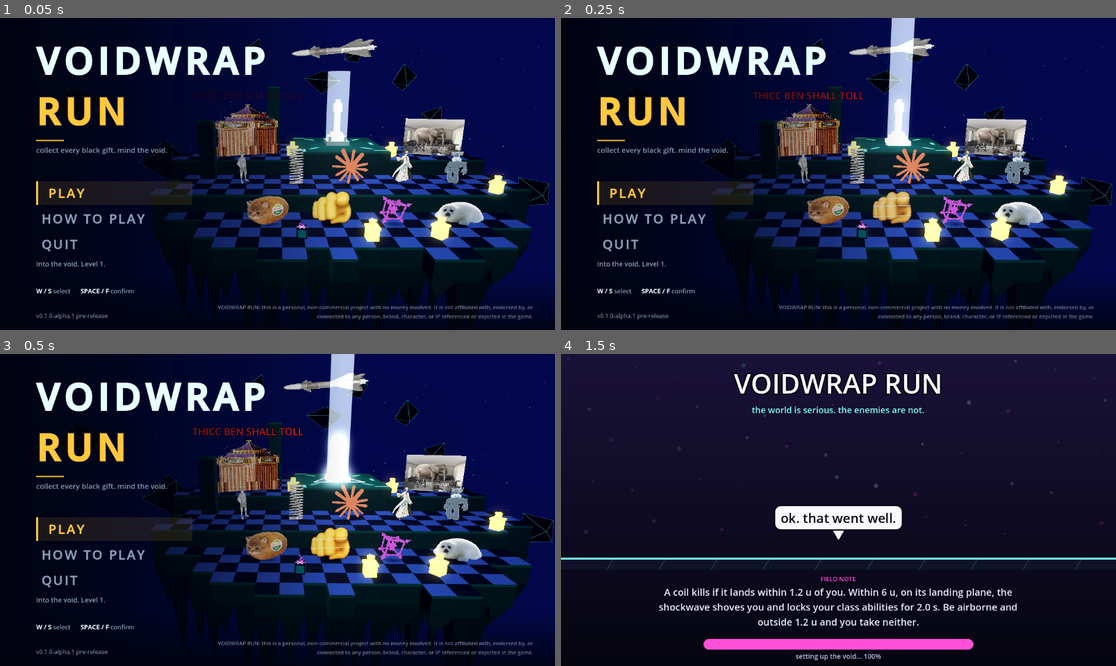
Above: before the commit, frames 1-4 (two rows, left to right).
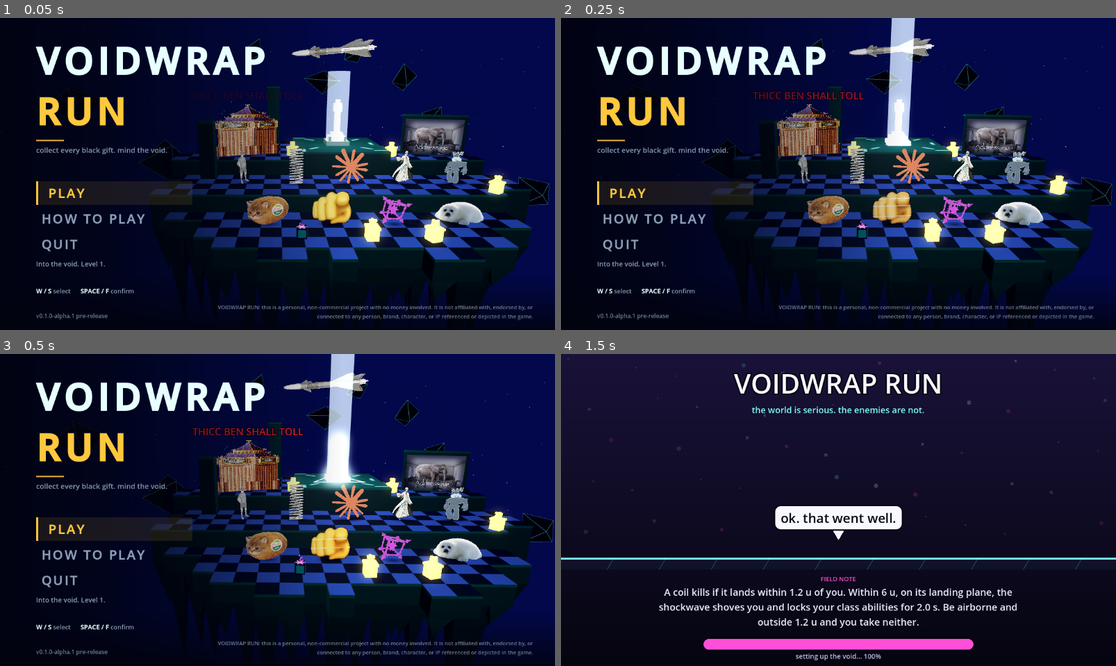
Above: after the commit, the same moments.

Repository: heylyfe/VOIDWARP-REMAKE
Game: Godot game, scene res://app/app.tscn
The game is run twice, just before and just after one commit, with the same random seed, the same clock (stepped at 60 frames per second) and the same inputs.
Inputs (mouse positions are in pixels of both pictures, inside the frame that each line leads up to):
- Up to frame 1 (0.05 s): no input
- Up to frame 2 (0.25 s): no input
- Up to frame 3 (0.5 s): no input
- Up to frame 4 (1.5 s): click "PLAY" at 0.5 s; tap Enter at 1.25 s; move the mouse to (960, 494) at 1.27 s; hold D from 1.28 s (still down); tap Shift at 1.35 s

The runs differ from the first frame. In frame 1, 1.5% of the frame differs, in the area x 72-85%, y 30-73%; in frame 2, 1.5%; in frame 3, 1.6%; in frame 4, nothing differs.

Commit message:
MENU-RECHECK: stand the photo-card sprite in a doorway; clear the seal
address me now keeps its full office photo (owner ruling). On the menu island it
read as a bright flat rectangle pasted onto the scene. menu_stage.gd detects a
photo card from pixels (pose body_rect >= 97 % opaque; the photo 1.000, densest
cut-out 0.801), grades it slightly toward the act's indigo light, and stands it
in a shaded doorway of prop_block/slab_trim with a void-coloured inner shadow.
The photo is never cropped or masked.

The new seal lies flat and wide; the front-row gold gift at (3.1, 3.0) glowed
over its face, so it moves to (2.7, 3.3).

test_menu.gd pins detection on synthetic textures, the grade, and the doorway
following the billboard's facing. D-MENU-10, D-MENU-11 (supersedes D-MENU-8);
PARKED.md #21 marked resolved.

Co-Authored-By: Claude Opus 5.5 <noreply@anthropic.com>

Diff:
--- a/game/app/menu_stage.gd
+++ b/game/app/menu_stage.gd
@@ -24,6 +24,12 @@
 # the sky instead of standing. A missing frame PNG becomes the TBD placeholder (ENEMIES.md TBD
 # FALLBACK): the scene never waits on an asset.
 #
+# Photo cards (MENU-RECHECK, D-MENU-10): an enemy whose pose frame is a full opaque rectangle (a
+# photo that keeps its own background, by owner ruling) would read as a flat bright picture
+# pasted onto the island. The menu detects it from the pixels (no id), grades it a little toward
+# the act's cool light and stands it in a doorway frame of the island's own materials, with a
+# soft inner vignette, so it reads as a lit room in the void rather than a sticker.
+#
 # No Tween, no timer node: every motion is a pure function of the stage clock advanced in
 # _process (or by advance() in tests), so it runs identically in and out of the scene tree.
 
@@ -57,6 +63,17 @@
 const SHOW_H_MIN := 1.2
 const SHOW_H_MAX := 3.4
 const FLYER_H := 1.3      # the sky enemy's body height (no canon row exists for it)
+
+## Photo cards (D-MENU-10). Opaque share of the pose frame's body_rect (alpha > 16) at or above
+## which the frame is a photo card. Measured on the shipped roster: the photo 1.000, the densest
+## cut-out 0.801 - the gap is wide on purpose, so a cut-out never gets a doorway.
+const CARD_COVERAGE_MIN := 0.97
+const CARD_GRADE := Color(0.80, 0.83, 0.95)  # about -18 % value, a little cooler: the act's indigo light
+const CARD_FRAME_W := 0.16    # doorway post / lintel thickness (u)
+const CARD_FRAME_D := 0.26    # doorway depth (u)
+const CARD_SILL_H := 0.05     # threshold strip in front of the photo's bottom edge (u)
+const CARD_VIGNETTE_A := 0.7  # void-coloured inner shadow alpha at the photo's edges
+const CARD_VIGNETTE_EDGE := 0.22  # share of the width / height the inner shadow fades over
 
 ## Terraces (D-MENU-3). Rows fill back to front; each row's slots fill centre-out.
 const ROWS: Array = [
@@ -98,7 +115,7 @@
 var camera: Camera3D
 var env_node: WorldEnvironment
 var beacon: Node3D
-var roster: Array = []          # [{id, name, height, show_h, flying, holder, sprite, caption}]
+var roster: Array = []          # [{id, name, height, show_h, flying, holder, sprite, caption, card}]
 var clock := 0.0
 
 var _sky_holder: Node3D = null
@@ -396,7 +413,7 @@
 	if gold_ps != null:
 		var gold_mat := GiftsViewScript.emission_material(GiftsViewScript.GOLD_FACTOR)
 		# in the gaps between front-row enemies, never in front of one
-		for gxz in [Vector2(0.0, 3.2), Vector2(3.1, 3.0), Vector2(7.6, -0.4),
+		for gxz in [Vector2(0.0, 3.2), Vector2(2.7, 3.3), Vector2(7.6, -0.4),
 				Vector2(3.4, -5.2), Vector2(-3.2, -5.4)]:
 			var gp := _on_tile(gxz)
 			if is_nan(gp.y):
@@ -731,11 +748,140 @@
 		if tex != null and tex.get_height() > 0:
 			w = show_h * float(tex.get_width()) / float(tex.get_height())
 		holder.add_child(_shadow_blob(clampf(w * 0.42, 0.45, 2.4)))
+	var card: Node3D = null
+	if not flying and is_photo_card(sprite):
+		sprite.modulate = CARD_GRADE
+		card = _card_frame(sprite)
+		holder.add_child(card)
 	var caption := _make_caption(e, show_h)
 	holder.add_child(caption)
 	roster.append({"id": str(e["id"]), "name": str(e["name"]), "height": float(e["height"]),
 			"show_h": show_h, "flying": flying, "holder": holder, "sprite": sprite,
-			"caption": caption, "base": pos})
+			"caption": caption, "base": pos, "card": card})
+
+
+# ---- photo cards (D-MENU-10) -------------------------------------------------------------------
+
+## The current frame's body_rect [x, y, w, h] in texture pixels ([] when none).
+static func _body_rect(sprite: Sprite3D) -> Array:
+	var a: Dictionary = sprite._current_anim()
+	if a.is_empty():
+		return []
+	var brs: Array = a["body_rect"]
+	if brs.is_empty():
+		return []
+	return brs[mini(int(sprite.frame_i), brs.size() - 1)]
+
+
+## Share of the current frame's body_rect that is opaque (alpha > 16/255), sampled every 4 px.
+## 0.0 when there is no readable texture.
+static func opaque_coverage(sprite: Sprite3D) -> float:
+	var br: Array = _body_rect(sprite)
+	if sprite.texture == null or br.size() < 4:
+		return 0.0
+	var img: Image = sprite.texture.get_image()
+	if img == null or img.is_empty():
+		return 0.0
+	if img.is_compressed():
+		img.decompress()
+	var x0: int = clampi(int(br[0]), 0, img.get_width() - 1)
+	var y0: int = clampi(int(br[1]), 0, img.get_height() - 1)
+	var x1: int = clampi(int(br[0]) + int(br[2]), x0 + 1, img.get_width())
+	var y1: int = clampi(int(br[1]) + int(br[3]), y0 + 1, img.get_height())
+	var n := 0
+	var tot := 0
+	for y in range(y0, y1, 4):
+		for x in range(x0, x1, 4):
+			tot += 1
+			if img.get_pixel(x, y).a > 16.0 / 255.0:
+				n += 1
+	return float(n) / float(maxi(tot, 1))
+
+
+static func is_photo_card(sprite: Sprite3D) -> bool:
+	return opaque_coverage(sprite) >= CARD_COVERAGE_MIN
+
+
+## The visible body as a rectangle in the holder's un-rotated plane: position.x = left edge,
+## position.y = bottom, size = width x height, all in u.
+static func card_rect(sprite: Sprite3D) -> Rect2:
+	var br: Array = _body_rect(sprite)
+	if sprite.texture == null or br.size() < 4:
+		return Rect2()
+	var k: float = sprite.scale.x * sprite.pixel_size
+	var tex_w: float = float(sprite.texture.get_width())
+	var left: float = sprite.position.x + (float(br[0]) - tex_w * 0.5 + sprite.offset.x) * k
+	return Rect2(left, body_bottom(sprite), float(br[2]) * k, float(br[3]) * k)
+
+
+## A doorway around the photo: two posts and a lintel in the pillars' prop_block with a
+## slab_trim cap, a trim threshold strip, and a void-coloured radial vignette just in front of
+## the photo. Shaded (the beacon lights it), so the flat photo sits inside a lit 3D object.
+## advance() turns it with the billboard every frame.
+func _card_frame(sprite: Sprite3D) -> Node3D:
+	var root := Node3D.new()
+	root.name = "CardFrame"
+	var r: Rect2 = card_rect(sprite)
+	if r.size.x <= 0.0 or r.size.y <= 0.0:
+		return root
+	var fw: float = CARD_FRAME_W
+	var cx: float = r.position.x + r.size.x * 0.5
+	var top: float = r.position.y + r.size.y
+	var post_h: float = r.size.y + fw
+	var block := role("prop_block")
+	var trim := role("slab_trim")
+	# [size, centre, colour]
+	var parts: Array = [
+		[Vector3(fw, post_h, CARD_FRAME_D), Vector3(r.position.x - fw * 0.5, r.position.y + post_h * 0.5, 0.0), block],
+		[Vector3(fw, post_h, CARD_FRAME_D), Vector3(r.end.x + fw * 0.5, r.position.y + post_h * 0.5, 0.0), block],
+		[Vector3(r.size.x + fw * 2.0, fw, CARD_FRAME_D), Vector3(cx, top + fw * 0.5, 0.0), block],
+		[Vector3(r.size.x + fw * 2.0 + 0.06, TRIM, CARD_FRAME_D + 0.06), Vector3(cx, top + fw + TRIM * 0.5, 0.0), trim],
+		[Vector3(r.size.x + fw * 2.0, CARD_SILL_H, CARD_FRAME_D * 0.5), Vector3(cx, r.position.y + CARD_SILL_H * 0.5, CARD_FRAME_D * 0.25), trim],
+	]
+	for part in parts:
+		var pa: Array = part
+		var box := BoxMesh.new()
+		box.size = pa[0]
+		var mi := MeshInstance3D.new()
+		mi.mesh = box
+		var m := StandardMaterial3D.new()
+		m.albedo_color = pa[2]
+		m.roughness = 0.9
+		mi.material_override = m
+		mi.position = pa[1]
+		mi.cast_shadow = GeometryInstance3D.SHADOW_CASTING_SETTING_OFF
+		root.add_child(mi)
+	var q := QuadMesh.new()
+	q.size = r.size
+	var vm := StandardMaterial3D.new()
+	vm.shading_mode = BaseMaterial3D.SHADING_MODE_UNSHADED
+	vm.transparency = BaseMaterial3D.TRANSPARENCY_ALPHA
+	vm.albedo_texture = ImageTexture.create_from_image(vignette_image(64))
+	var vi := MeshInstance3D.new()
+	vi.name = "Vignette"
+	vi.mesh = q
+	vi.material_override = vm
+	vi.position = Vector3(cx, r.position.y + r.size.y * 0.5, 0.02)
+	vi.cast_shadow = GeometryInstance3D.SHADOW_CASTING_SETTING_OFF
+	root.add_child(vi)
+	return root
+
+
+## The doorway's inner shadow: void colour, alpha CARD_VIGNETTE_A at the edges falling to 0 over
+## CARD_VIGNETTE_EDGE of the width / height (smoothstep), darkest in the corners, clear in the
+## middle. Built pixel by pixel (no GradientTexture2D: its deferred update leaves it empty when
+## nothing has drawn a frame yet).
+static func vignette_image(size: int) -> Image:
+	var img := Image.create(size, size, false, Image.FORMAT_RGBA8)
+	var void_c := Color(VOID_HEX)
+	for y in size:
+		for x in size:
+			var u: float = (float(x) + 0.5) / float(size)
+			var v: float = (float(y) + 0.5) / float(size)
+			var sx: float = smoothstep(0.0, CARD_VIGNETTE_EDGE, minf(u, 1.0 - u))
+			var sy: float = smoothstep(0.0, CARD_VIGNETTE_EDGE, minf(v, 1.0 - v))
+			img.set_pixel(x, y, Color(void_c.r, void_c.g, void_c.b, CARD_VIGNETTE_A * (1.0 - sx * sy)))
+	return img
 
 
 # ---- floating shards + void motes --------------------------------------------------------------
@@ -896,6 +1042,9 @@
 			sprite.face_camera(cam_pos)
 		else:
 			sprite.face_camera(cam_pos - holder.position)
+		var card: Variant = r.get("card", null)
+		if card is Node3D:
+			(card as Node3D).rotation.y = sprite.rotation.y
 	for s in _shards:
 		var node: Node3D = s[0]
 		var spin: Vector3 = s[1]
--- a/game/tests/test_menu.gd
+++ b/game/tests/test_menu.gd
@@ -9,6 +9,7 @@
 const StageScript := preload("res://app/menu_stage.gd")
 const HowToScript := preload("res://app/menu_howto.gd")
 const InputCaptureScript := preload("res://app/input_capture.gd")
+const BillboardScript := preload("res://view/billboard.gd")
 
 const MAIN_SCENE := "res://app/main.tscn"
 
@@ -302,6 +303,60 @@
 		var bb2: float = StageScript.body_bottom(sprites[i])
 		if absf(bb2) > 0.03:
 			f.append("roster: %s drifts %.3f u off its platform once animating" % [str(ids[i]), bb2])
+	_test_photo_cards(f, stage)
+
+
+## D-MENU-10: a pose frame that is a full opaque rectangle (a photo keeping its background) stands
+## in a doorway, graded; a cut-out never does. Detection is from pixels, so it is checked on
+## synthetic textures first, then for consistency over the real roster.
+func _test_photo_cards(f: Array[String], stage) -> void:
+	var solid := Image.create(64, 64, false, Image.FORMAT_RGBA8)
+	solid.fill(Color(0.8, 0.8, 0.8, 1.0))
+	var cut := Image.create(64, 64, false, Image.FORMAT_RGBA8)
+	cut.fill(Color(0, 0, 0, 0))
+	cut.fill_rect(Rect2i(16, 8, 32, 48), Color(1, 1, 1, 1))
+	for tc in [[solid, true, "a fully opaque frame"], [cut, false, "a cut-out frame"]]:
+		var s: Sprite3D = BillboardScript.new()
+		s.texture = ImageTexture.create_from_image(tc[0])
+		s.anims["t"] = {"frames": [s.texture], "fps": 1.0, "loop": true, "body_rect": [[0, 0, 64, 64]]}
+		s.anim_name = "t"
+		if StageScript.is_photo_card(s) != bool(tc[1]):
+			f.append("cards: %s detected as photo card = %s, want %s (coverage %.3f)" % [tc[2],
+					str(StageScript.is_photo_card(s)), str(tc[1]), StageScript.opaque_coverage(s)])
+		s.free()
+	var cards := 0
+	for r in stage.roster:
+		var s: Sprite3D = r["sprite"]
+		var id := str(r["id"])
+		var card: Variant = r.get("card", null)
+		var want: bool = (not bool(r["flying"])) and StageScript.is_photo_card(s)
+		if want != (card is Node3D):
+			f.append("cards: %s photo card %s but doorway %s" % [id, str(want), str(card is Node3D)])
+			continue
+		if not want:
+			if s.modulate != Color(1, 1, 1, 1):
+				f.append("cards: cut-out %s is graded (%s); only photo cards are" % [id, str(s.modulate)])
+			continue
+		cards += 1
+		if s.modulate != StageScript.CARD_GRADE:
+			f.append("cards: photo card %s is not graded" % id)
+		var rect: Rect2 = StageScript.card_rect(s)
+		if rect.size.x <= 0.0 or absf(rect.position.y) > 0.03:
+			f.append("cards: photo card %s rect %s does not stand on its platform" % [id, str(rect)])
+		if absf(wrapf((card as Node3D).rotation.y - s.rotation.y, -PI, PI)) > 1e-4:
+			f.append("cards: %s doorway faces %.4f, its photo %.4f" % [id, (card as Node3D).rotation.y, s.rotation.y])
+		var vig: Node = (card as Node3D).get_node_or_null("Vignette")
+		if vig == null:
+			f.append("cards: %s doorway has no inner shadow" % id)
+	if cards > 0:
+		# the doorway turns with its photo as the camera sways
+		stage.advance(9.0)
+		for r in stage.roster:
+			var card2: Variant = r.get("card", null)
+			if card2 is Node3D:
+				var s2: Sprite3D = r["sprite"]
+				if absf(wrapf((card2 as Node3D).rotation.y - s2.rotation.y, -PI, PI)) > 1e-4:
+					f.append("cards: %s doorway lags its photo after the camera moved" % str(r["id"]))
 
 
 ## The bot's path: a fresh menu, keyboard only, ends in play_requested (the orchestrator then
Not shown, changed: DECISIONS.md
Not shown, changed: PARKED.md
